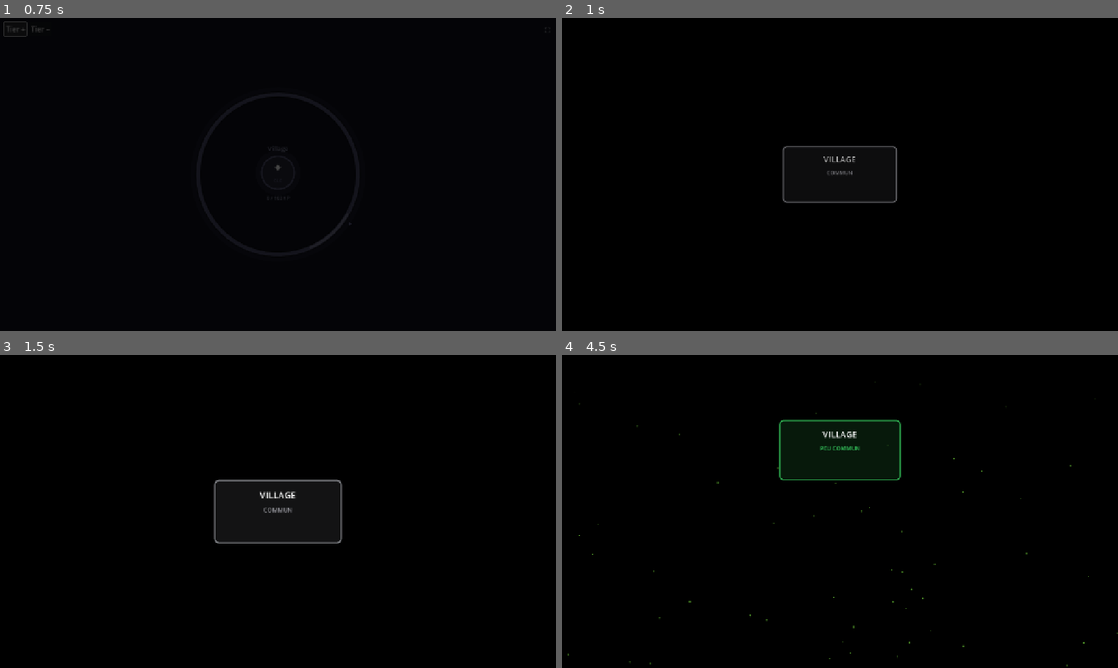
Above: before the commit, frames 1-4 (two rows, left to right).
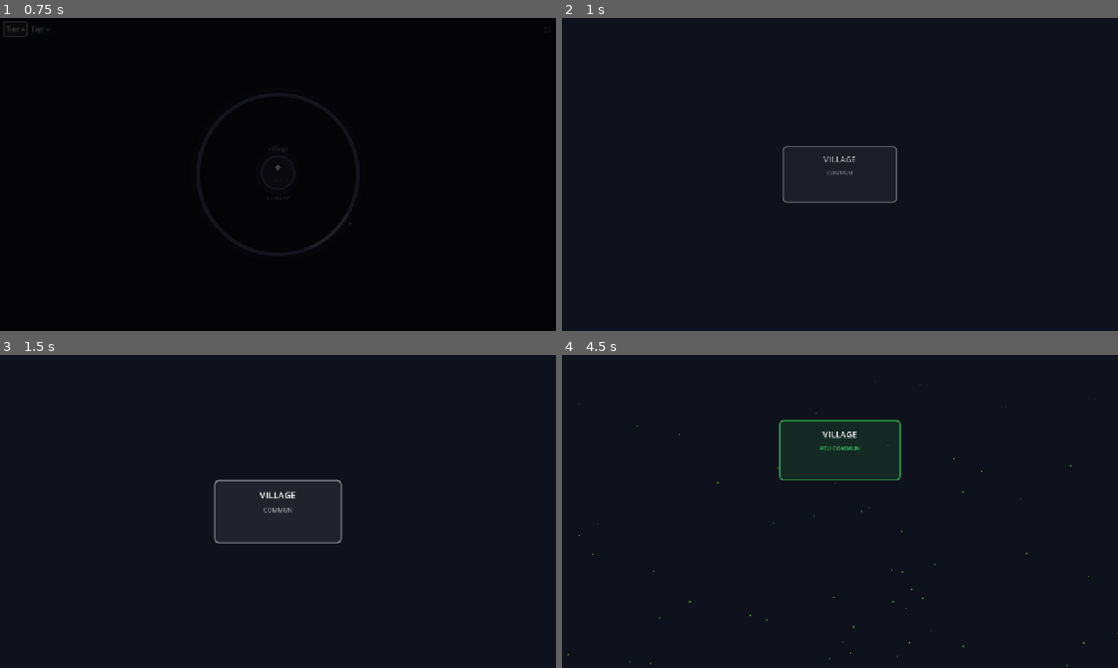
Above: after the commit, the same moments.

Repository: Rhend/Reliquary
Game: Godot game, scene res://scenes/village/village.tscn
The game is run twice, just before and just after one commit, with the same random seed, the same clock (stepped at 60 frames per second) and the same inputs.
Inputs (mouse positions are in pixels of both pictures, inside the frame that each line leads up to):
- Up to frame 1 (0.75 s): click "Tier +" at 0.5 s
- Up to frame 2 (1 s): no input
- Up to frame 3 (1.5 s): tap Enter at 1.25, 1.35 s; move the mouse to (400, 495) at 1.27 s; click (400, 495) at 1.42 s
- Up to frame 4 (4.5 s): tap Space at 1.52 s; drag from (728, 527) to (812, 574) at 2.02 s; move the mouse to (895, 442) at 2.77 s; tap Enter at 2.85, 4.35 s; click (895, 442) at 2.92 s; drag from (812, 574) to (673, 464) at 3.52 s; move the mouse to (1006, 558) at 4.27 s; click (1006, 558) at 4.42 s

Frame 1 is identical in both runs. In frame 2, 99% of the frame differs, in the area x 0-100%, y 0-100%; in frame 3, 95%; in frame 4, 99%.

Commit message:
revert+fix(ui): revert BG noir, fond rituel = UIColors.BG_DARK
Co-Authored-By: Claude Sonnet 4.6 <noreply@anthropic.com>

Diff:
--- a/scenes/village/EvolutionRitual.gd
+++ b/scenes/village/EvolutionRitual.gd
@@ -50,7 +50,7 @@
 
 func _build_ui() -> void:
 	var bg := ColorRect.new()
-	bg.color = Color.BLACK
+	bg.color = UIColors.BG_DARK
 	bg.set_anchors_and_offsets_preset(PRESET_FULL_RECT)
 	add_child(bg)
 
